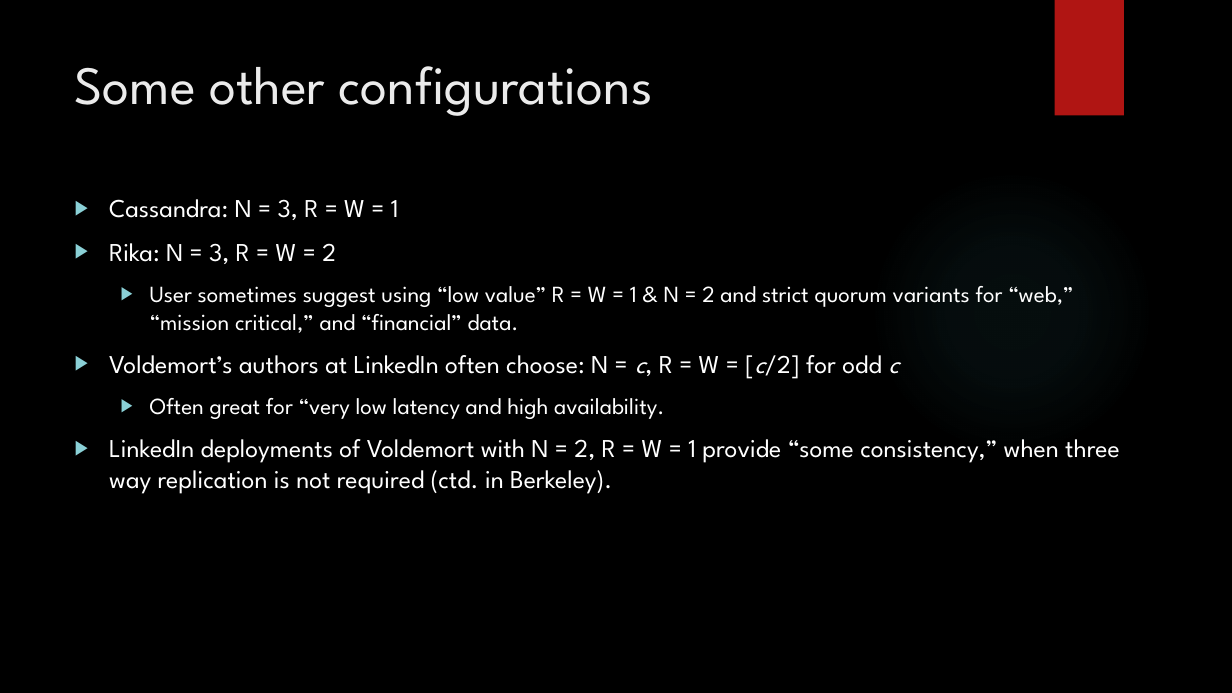
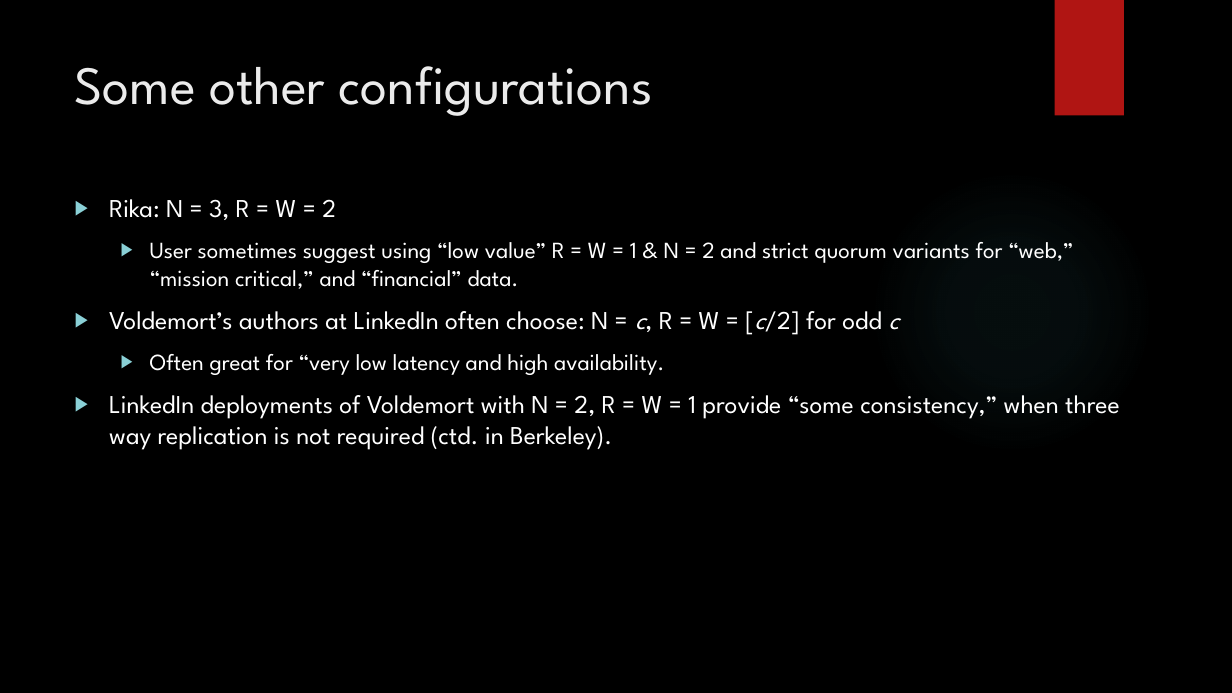
Before and after one commit to MaxWOU/cs364pptx, a slide deck: slide 6 of group6slidshow.pptx. Drawn at 1232x693 pixels with LibreOffice and Linux fonts; fonts in the diff are those of the drawing; background and template pictures are left out. Boxes give left, top, right and bottom in pixels: in the first picture for what was removed or moved away, otherwise in the second. Text is boxed around its words. In the diff, an @@ line names an element or a change of style, - is before the commit and + after.

```diff
--- a/group6slidshow.pptx
+++ b/group6slidshow.pptx
@@ text at box(109, 199, 399, 220): paragraph removed @@
-▶ Cassandra: N = 3, R = W = 1
```
Also in this commit, not shown: 1 other slide changed, 6 slides added.
